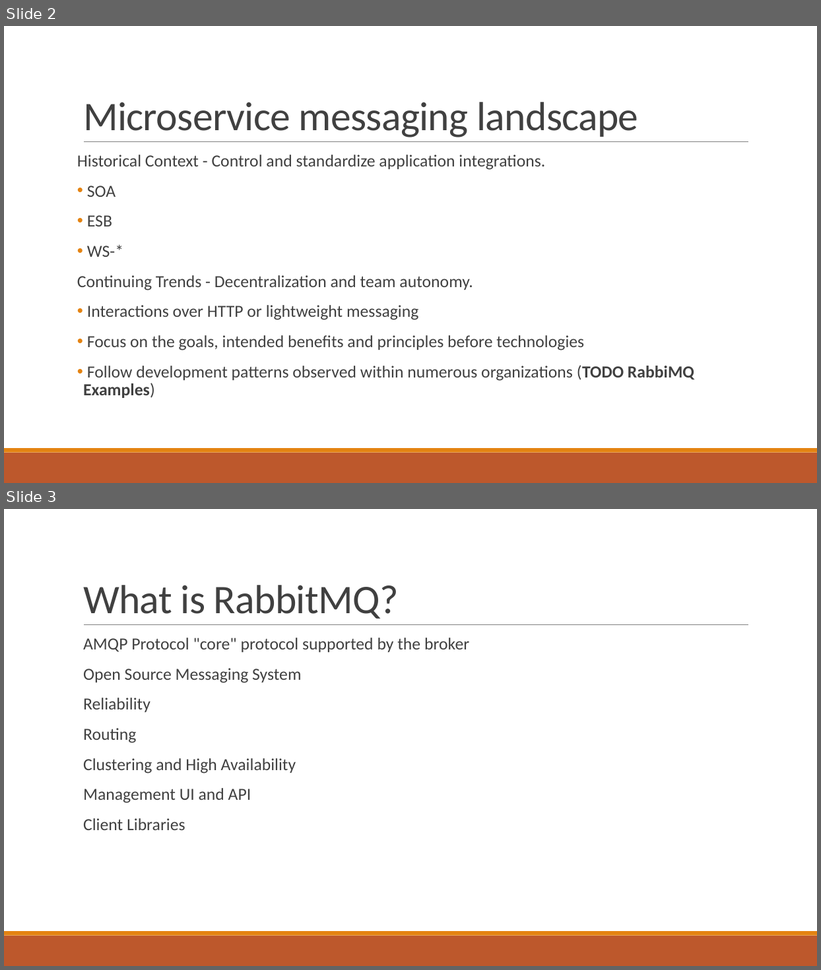
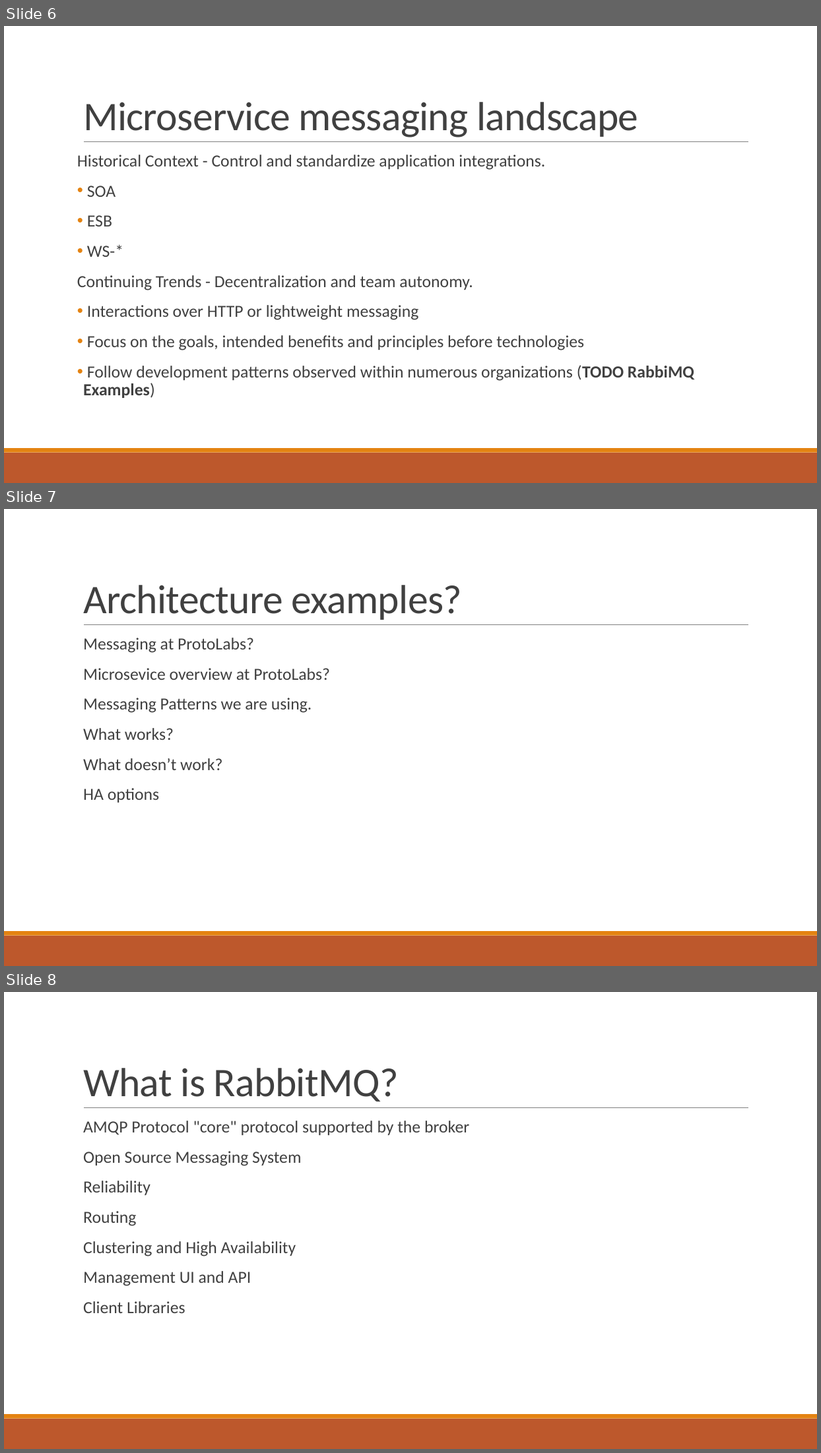
Before and after one commit to JasonRowe/TCCC23, a slide deck: Microservice_plumbing_with_RabbitMQ.pptx. Shown one above the other, each under a label of ours: slides 2 and 3 before the commit, slides 6, 7 and 8 after it. The pictures are 821x970 and 821x1453 pixels, drawn with LibreOffice and Linux fonts; fonts in the diff are those of the drawing. Boxes give left, top, right and bottom in pixels: in the first picture for what was removed or moved away, otherwise in the second. Text is boxed around its words. In the diff, an @@ line names an element or a change of style, - is before the commit and + after.

```diff
--- a/Microservice_plumbing_with_RabbitMQ.pptx
+++ b/Microservice_plumbing_with_RabbitMQ.pptx
@@ slide 7 added at (x1=4, y1=509, x2=817, y2=966), background #FFFFFF; not listed: 3 template elements that a slide beside it also shows @@
@@ title added at (x1=83, y1=585, x2=462, y2=620), 48 pt, text #404040 @@
+Architecture examples?
@@ text added at (x1=83, y1=638, x2=330, y2=803), 20 pt, text #404040 @@
+  Messaging at ProtoLabs?
+  Microsevice overview at ProtoLabs?
+  Messaging Patterns we are using.
+  What works?
+  What doesn’t work?
+  HA options
@@ what was slide 2 is now slide 6 @@
@@ what was slide 3 is now slide 8 @@
```
Also in this commit, not shown: 1 slide changed, 4 other slides added.
